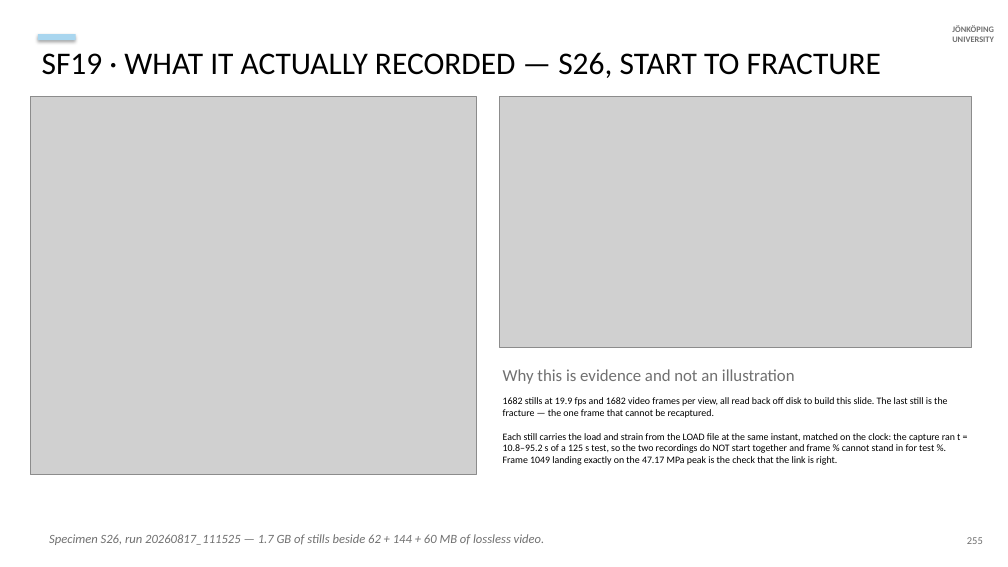
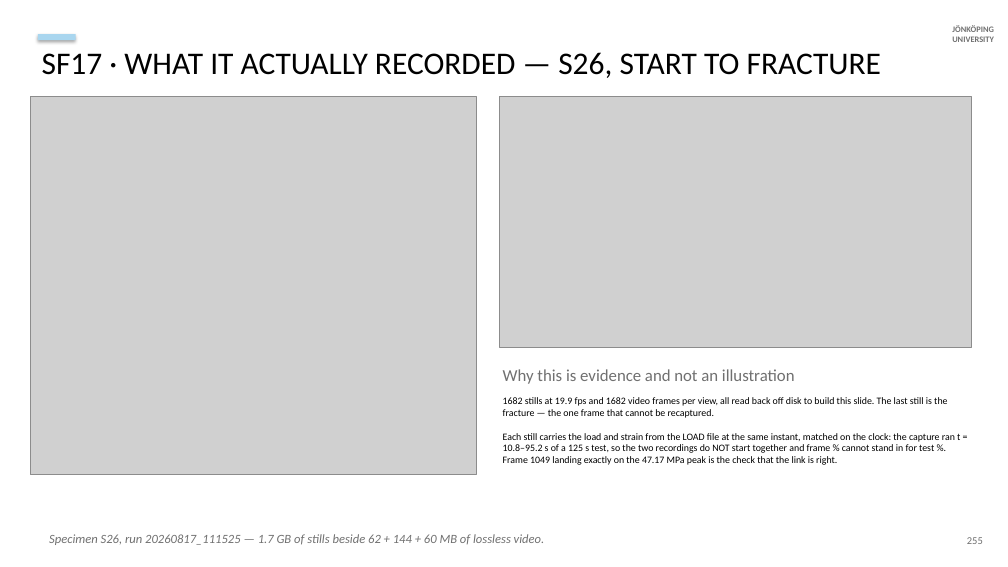
Before and after one commit to AdithyaSivakumar-3/UTM, a slide deck: slide 115 of documentation/decks/V6a_8_6_20_slides.pptx. Drawn at 1008x567 pixels with LibreOffice and Linux fonts; fonts in the diff are those of the drawing; grey boxes stand for pictures. Boxes give left, top, right and bottom in pixels: in the first picture for what was removed or moved away, otherwise in the second. Text is boxed around its words. In the diff, an @@ line names an element or a change of style, - is before the commit and + after.

```diff
--- a/documentation/decks/V6a_8_6_20_slides.pptx
+++ b/documentation/decks/V6a_8_6_20_slides.pptx
@@ text at <box>42,52,881,78</box>: text changed @@
-SF19 · WHAT IT ACTUALLY RECORDED — S26, START TO FRACTURE
+SF17 · WHAT IT ACTUALLY RECORDED — S26, START TO FRACTURE
```
Also in this commit, not shown: 13 other slides changed, 13 other files.
